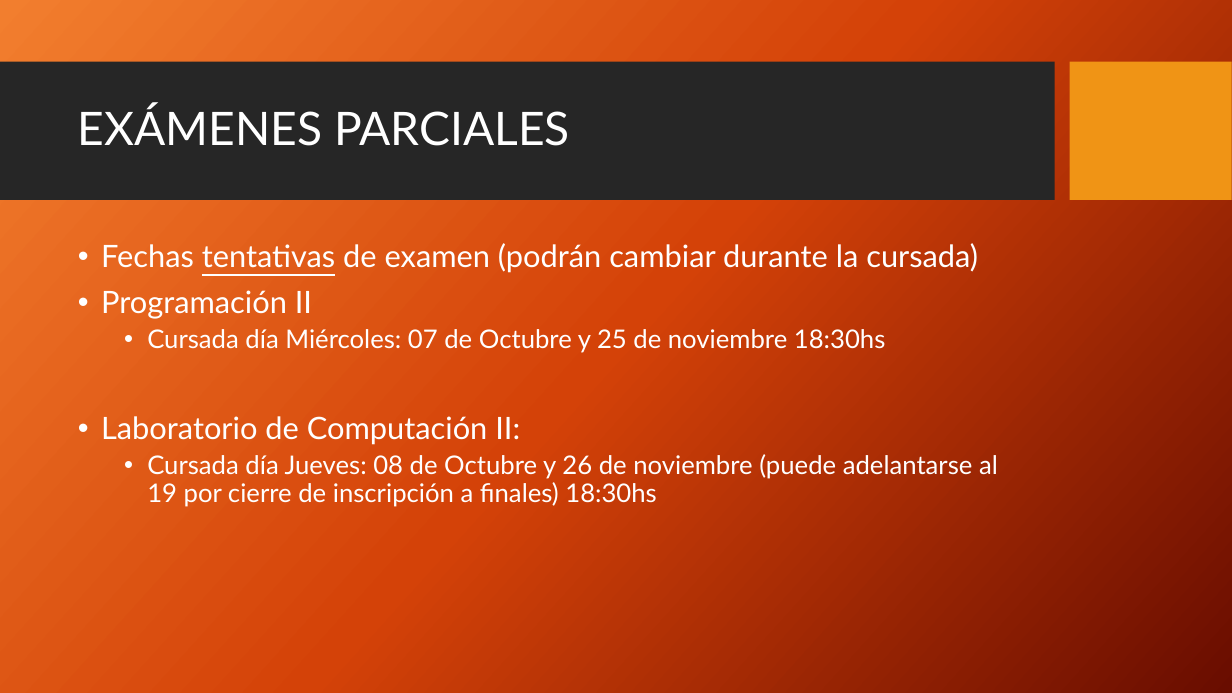
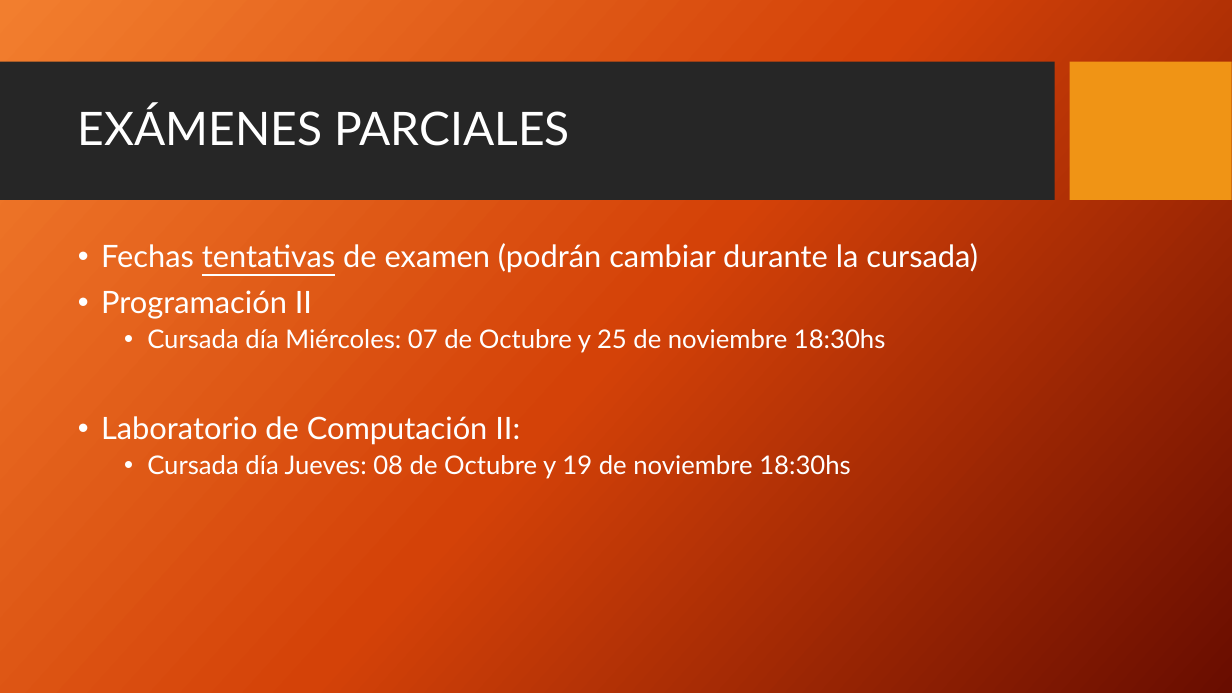
Before and after one commit to FedeDavila1984/utn_prog_y_lab_II, a slide deck: slide 10 of PPTs/Programacion y Laboratorio II-202008.pptx. Drawn at 1232x693 pixels with LibreOffice and Linux fonts; fonts in the diff are those of the drawing; background and template pictures are left out. Boxes give left, top, right and bottom in pixels: in the first picture for what was removed or moved away, otherwise in the second. Text is boxed around its words. In the diff, an @@ line names an element or a change of style, - is before the commit and + after.

Commit message:
2Q

```diff
--- a/PPTs/Programacion y Laboratorio II-202008.pptx
+++ b/PPTs/Programacion y Laboratorio II-202008.pptx
@@ text at <box>147,455,850,479</box>: text changed @@
-  • Cursada día Jueves: 08 de Octubre y 26 de noviembre (puede adelantarse al 19 por cierre de inscripción a finales) 18:30hs
+  • Cursada día Jueves: 08 de Octubre y 19 de noviembre 18:30hs
```
